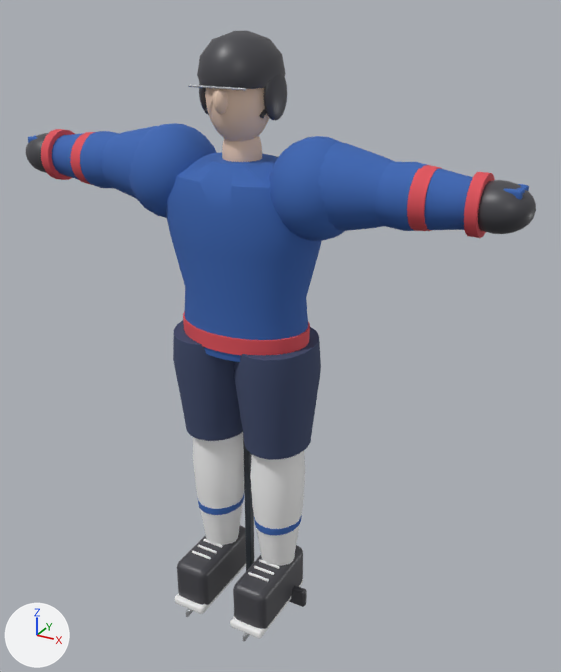
The glTF model public/assets/models/hockey_player.glb, before and after one commit.
Rendered twice from a 50 mm camera at (1.123, -1.826, 1.898) aimed at (0.094, 0.045, 0.963). The axes (+X, +Y, +Z) are drawn at lower left. The lights are the same throughout. The first picture is the older version. Vertices at exactly the same position are counted once.

Objects in the first picture: 'hockey_player'.
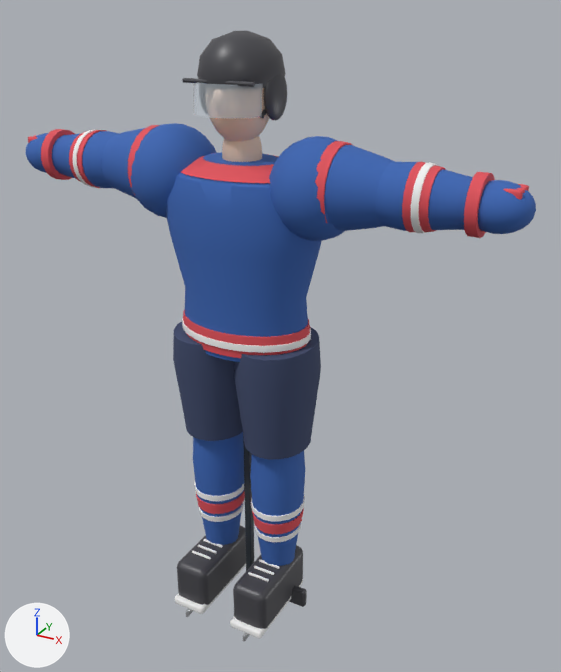
Pixel boxes [x1, y1, x2, y2] of what changed, in the pictures (561 x 672 px; the box of a moved part takes in the faces that stretch with it):
part 1 of me_cube, moved or reshaped: before [407, 165, 442, 231]; after [315, 141, 354, 223]
part 2 of me_cube, moved or reshaped: before [70, 132, 94, 185]; after [402, 162, 446, 232]
part 3 of me_cube, added: after [128, 125, 160, 187]
part 4 of me_cube, added: after [69, 130, 106, 188]
part 5 of me_cube, added: after [411, 162, 438, 233]
part 6 of me_cube, added: after [73, 130, 96, 187]
part 7 of me_cube, moved or reshaped: before [188, 85, 246, 91]; after [182, 78, 255, 87]
part 8 of me_cube, added: after [182, 319, 311, 353]
part 9 of me_cube, added: after [181, 153, 278, 183]
part 10 of me_cube, added: after [255, 523, 301, 542]
part 11 of me_cube, added: after [199, 501, 244, 522]
part 12 of me_cube, added: after [193, 82, 263, 118]
part 13 of me_cube, moved or reshaped: before [193, 461, 305, 564]; after [195, 490, 304, 534]
part 14 of me_cube, moved or reshaped: before [183, 311, 310, 355]; after [183, 309, 310, 358]
part 15 of me_cube, moved or reshaped: before [28, 137, 37, 143]; after [26, 135, 45, 149]
part 16 of me_cube, moved or reshaped: before [506, 191, 520, 200]; after [492, 183, 531, 208]
part 17 of me_cube, recoloured: [28, 135, 529, 197] in both
part 18 of me_cube, recoloured: after [194, 482, 305, 521]
part 19 of me_cube, recoloured: [193, 432, 305, 566] in both
part 20 of me_cube, recoloured: [26, 133, 536, 234] in both

The change, as a diff of the scene's bpy script:
```diff
--- a/public/assets/models/hockey_player.glb.py
+++ b/public/assets/models/hockey_player.glb.py
@@ me_cube @@
-me_cube.from_pydata(...)  # 9291 vertices, 18355 faces; spans x -0.79..0.79, y -0.23..0.16, z 0.01..1.81
+me_cube.from_pydata(...)  # 10978 vertices, 21631 faces; spans x -0.79..0.79, y -0.23..0.16, z 0.01..1.81
+# me_cube part 1: the loose piece of 160 vertices spanning x 0.51..0.55, y -0.09..0.09, z 1.36..1.52 is scaled about its middle by (0.747, 1.43, 1.48), then moved by (-0.24, 0.0, 0.0)
+# me_cube part 2: the loose piece of 160 vertices spanning x -0.55..-0.51, y -0.09..0.09, z 1.36..1.52 is scaled about its middle by (-1.5, 1.01, -1.04), then moved by (1.06, 0.0, 0.0)
+# me_cube part 3: the loose piece of 160 vertices spanning x -0.55..-0.51, y -0.09..0.09, z 1.36..1.52 is copied, and the copy is scaled about its middle by (0.747, 1.43, 1.48), then moved by (0.24, 0.0, 0.0); it spans x -0.31..-0.28, y -0.12..0.12, z 1.32..1.56
+# me_cube part 4: the loose piece of 160 vertices spanning x -0.67..-0.64, y -0.08..0.08, z 1.36..1.52 is copied, and the copy is scaled about its middle by (2.01, 1.11, 1.07), then moved by (0.13, 0.0, 0.0); it spans x -0.56..-0.5, y -0.09..0.09, z 1.35..1.53
+# me_cube part 5: the loose piece of 160 vertices spanning x 0.64..0.67, y -0.08..0.08, z 1.36..1.52 is copied, and the copy is scaled about its middle by (0.607, 1.15, 1.11), then moved by (-0.13, 0.0, 0.0), in mat_white (white #f6f6f6); it spans x 0.52..0.54, y -0.09..0.09, z 1.35..1.53
+# me_cube part 6: the loose piece of 160 vertices spanning x -0.67..-0.64, y -0.08..0.08, z 1.36..1.52 is copied, and the copy is scaled about its middle by (0.607, 1.15, 1.11), then moved by (0.13, 0.0, 0.0), in mat_white (white #f6f6f6); it spans x -0.54..-0.52, y -0.09..0.09, z 1.35..1.53
+# me_cube part 7: the loose piece of 192 vertices spanning x -0.09..0.09, y -0.12..-0.11, z 1.68..1.69 is scaled about its middle by (1.24, 2.1, 2.1), then moved by (0.0, 0.01, 0.01), in mat_dark (dark grey #45454b)
+# me_cube part 8: a new loose piece of 252 vertices spanning x -0.21..0.21, y -0.15..0.15, z 0.98..1.0, in mat_white (white #f6f6f6)
+# me_cube part 9: a new loose piece of 198 vertices spanning x -0.2..0.2, y -0.13..0.13, z 1.45..1.49, in mat_accent (red #e15059)
+# me_cube part 10: a new loose piece of 180 vertices spanning x 0.04..0.18, y -0.08..0.08, z 0.3..0.32, in mat_white (white #f6f6f6)
+# me_cube part 11: a new loose piece of 180 vertices spanning x -0.18..-0.04, y -0.08..0.08, z 0.3..0.32, in mat_white (white #f6f6f6)
+# me_cube part 12: a new loose piece of 52 vertices spanning x -0.1..0.1, y -0.15..-0.06, z 1.62..1.7, in mat_visor (white #e5f1fa)
+# me_cube part 13: 236 vertices moved from x -0.18..0.18, y -0.09..0.09, z 0.39..0.41 to x -0.19..0.19, y -0.09..0.09, z 0.39..0.41; 380 vertices removed from x -0.18..0.18, y -0.09..0.09, z 0.33..0.41; 460 vertices added at x -0.19..0.19, y -0.09..0.09, z 0.34..0.41
+# me_cube part 14: 16 vertices moved within x -0.2..0.2, y -0.14..0.14, z 0.96; 208 vertices removed from x -0.2..0.2, y -0.14..0.14, z 0.96..1.01; 236 vertices added at x -0.2..0.2, y -0.14..0.14, z 0.95..1.02
+# me_cube part 15: 7 vertices moved within x -0.76..-0.7, y -0.04..0.04, z 1.47..1.49
+# me_cube part 16: 6 vertices moved within x 0.7..0.76, y -0.04..0.04, z 1.47..1.49
+# me_cube part 17: 1352 faces spanning x -0.76..0.76, y -0.04..0.04, z 1.47..1.49 switch from mat_jersey (blue #3865b3) to mat_accent (red #e15059)
+# me_cube part 18: 380 faces spanning x -0.19..0.19, y -0.09..0.09, z 0.39..0.41 switch from mat_jersey (blue #3865b3) to mat_white (white #f6f6f6)
+# me_cube part 19: 800 faces spanning x -0.19..0.19, y -0.1..0.09, z 0.12..0.66 switch from mat_white (white #f6f6f6) to mat_jersey (blue #3865b3)
+# me_cube part 20: 744 faces spanning x -0.79..0.79, y -0.07..0.07, z 1.38..1.5 switch from mat_dark (dark grey #45454b) to mat_jersey (blue #3865b3)
+# other edits to the shape of me_cube do not show in these pictures
 me_cube.materials.append(mat_pants)
@@ me_cube @@
 me_cube.materials.append(mat_stick)
+me_cube.materials.append(mat_number)  # white #ffffff
+me_cube.materials.append(mat_visor)  # white #e5f1fa
```
